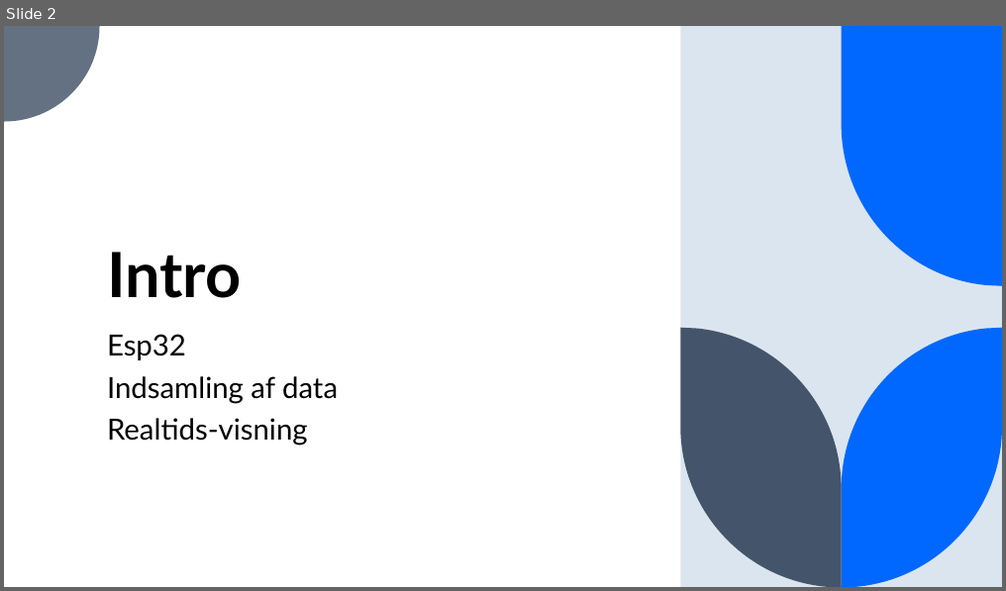
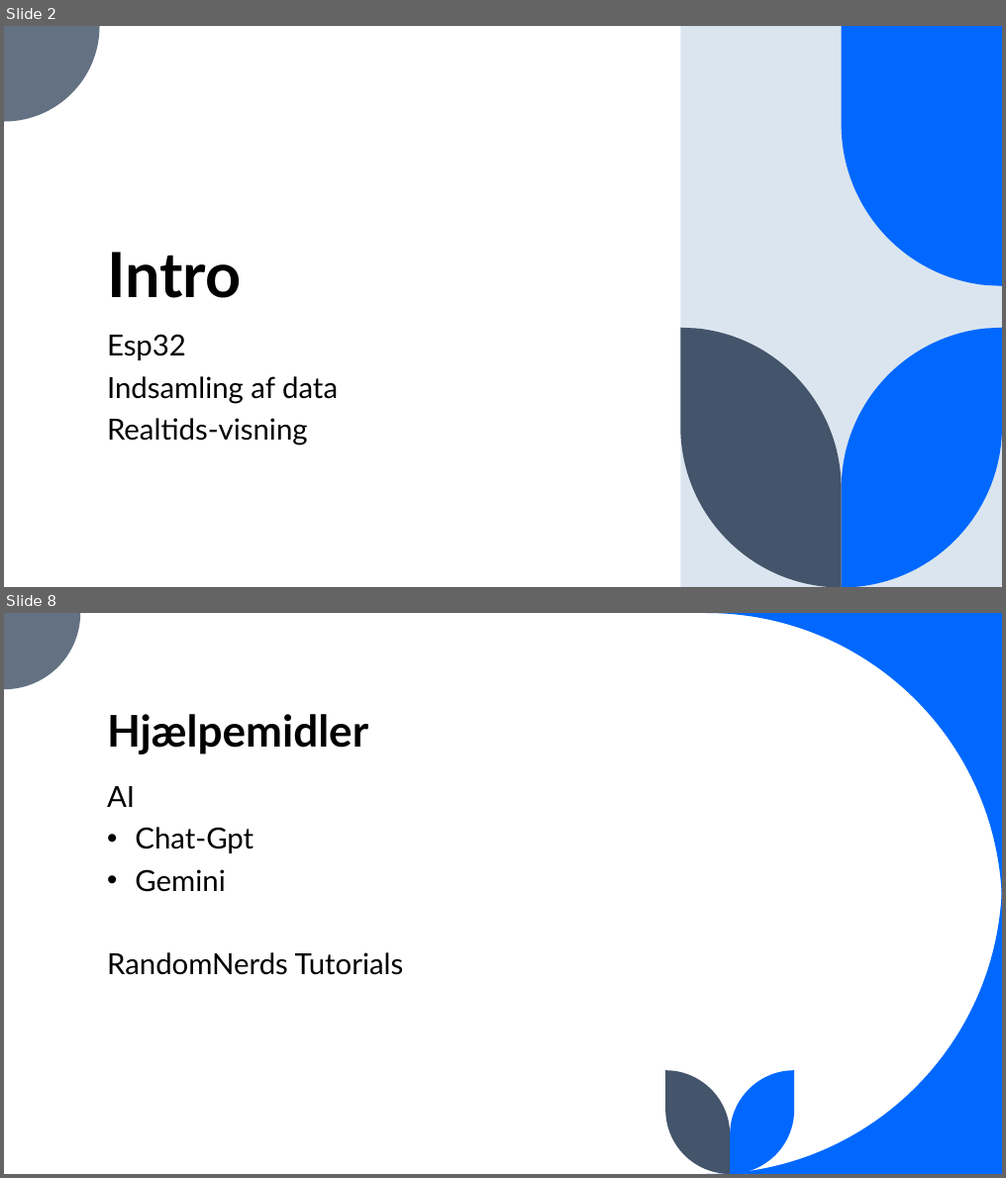
Before and after one commit to jona339e/EnergiCollector_Jonas, a slide deck: Documentation/Energi Indsamler.pptx. Shown one above the other, each under a label of ours: slide 2 before the commit, slides 2 and 8 after it; the slides between them are not shown. The pictures are 1006x591 and 1006x1178 pixels, drawn with LibreOffice and Linux fonts; fonts in the diff are those of the drawing. Boxes give left, top, right and bottom in pixels: in the first picture for what was removed or moved away, otherwise in the second. Text is boxed around its words. In the diff, an @@ line names an element or a change of style, - is before the commit and + after.

```diff
--- a/Documentation/Energi Indsamler.pptx
+++ b/Documentation/Energi Indsamler.pptx
@@ slide 8 added at (4,613,1002,1174), background #FFFFFF @@
@@ title added at (107,714,368,755), 42 pt, text #000000, bold @@
+Hjælpemidler
@@ text added at (107,786,404,975), 28 pt, text #000000 @@
+AI
+• Chat-Gpt
+• Gemini
+RandomNerds Tutorials
@@ group added at (4,613,1002,1174): 5 freeform shapes @@
```
Also in this commit, not shown: 4 slides changed, 3 other slides added, 1 slide removed, 5 other files.
